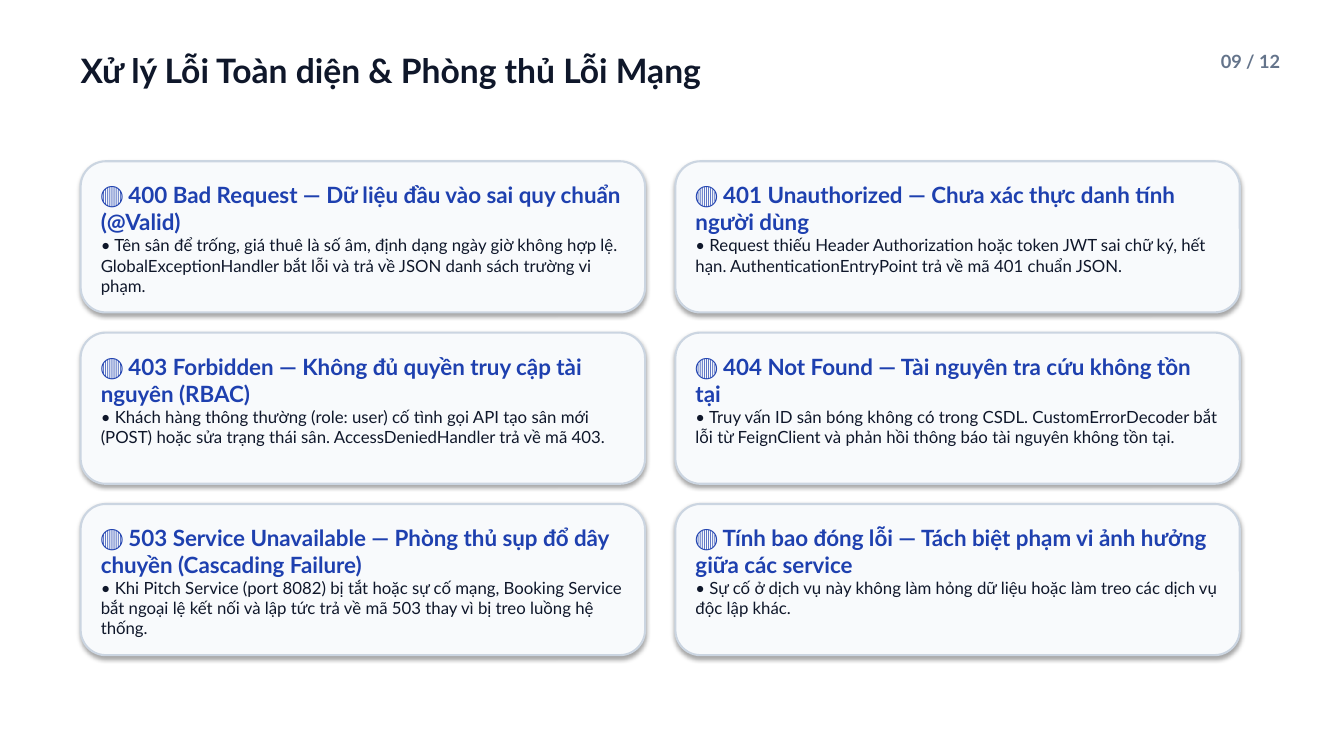
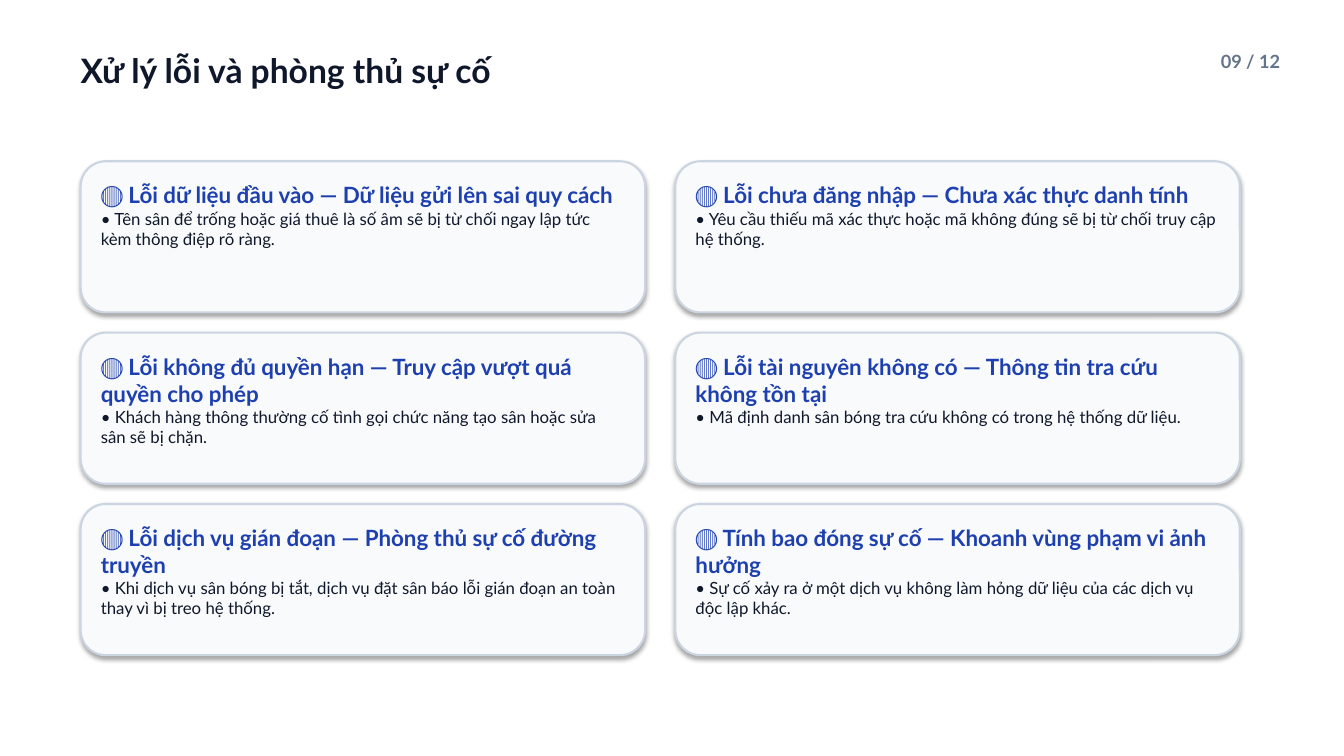
Before and after one commit to viduchung/PTPM, a slide deck: slide 9 of docs/PitchOS-mo-hinh-kien-truc.pptx. Drawn at 1344x756 pixels with LibreOffice and Linux fonts; fonts in the diff are those of the drawing. Boxes give left, top, right and bottom in pixels: in the first picture for what was removed or moved away, otherwise in the second. Text is boxed around its words. In the diff, an @@ line names an element or a change of style, - is before the commit and + after.

```diff
--- a/docs/PitchOS-mo-hinh-kien-truc.pptx
+++ b/docs/PitchOS-mo-hinh-kien-truc.pptx
@@ text at [81,55,490,90]: text changed @@
-Xử lý Lỗi Toàn diện & Phòng thủ Lỗi Mạng
+Xử lý lỗi và phòng thủ sự cố
@@ text at [101,184,612,248]: text changed @@
-🔴 400 Bad Request — Dữ liệu đầu vào sai quy chuẩn (@Valid)
-• Tên sân để trống, giá thuê là số âm, định dạng ngày giờ không hợp lệ. GlobalExceptionHandler bắt lỗi và trả về JSON danh sách trường vi phạm.
+🔴 Lỗi dữ liệu đầu vào — Dữ liệu gửi lên sai quy cách
+• Tên sân để trống hoặc giá thuê là số âm sẽ bị từ chối ngay lập tức kèm thông điệp rõ ràng.
@@ text at [695,184,1216,248]: text changed @@
-🔴 401 Unauthorized — Chưa xác thực danh tính người dùng
-• Request thiếu Header Authorization hoặc token JWT sai chữ ký, hết hạn. AuthenticationEntryPoint trả về mã 401 chuẩn JSON.
+🔴 Lỗi chưa đăng nhập — Chưa xác thực danh tính
+• Yêu cầu thiếu mã xác thực hoặc mã không đúng sẽ bị từ chối truy cập hệ thống.
@@ text at [101,355,596,446]: text changed @@
-🔴 403 Forbidden — Không đủ quyền truy cập tài nguyên (RBAC)
-• Khách hàng thông thường (role: user) cố tình gọi API tạo sân mới (POST) hoặc sửa trạng thái sân. AccessDeniedHandler trả về mã 403.
+🔴 Lỗi không đủ quyền hạn — Truy cập vượt quá quyền cho phép
+• Khách hàng thông thường cố tình gọi chức năng tạo sân hoặc sửa sân sẽ bị chặn.
@@ text at [695,355,1181,426]: text changed @@
-🔴 404 Not Found — Tài nguyên tra cứu không tồn tại
-• Truy vấn ID sân bóng không có trong CSDL. CustomErrorDecoder bắt lỗi từ FeignClient và phản hồi thông báo tài nguyên không tồn tại.
+🔴 Lỗi tài nguyên không có — Thông tin tra cứu không tồn tại
+• Mã định danh sân bóng tra cứu không có trong hệ thống dữ liệu.
@@ text at [101,526,615,617]: text changed @@
-🔴 503 Service Unavailable — Phòng thủ sụp đổ dây chuyền (Cascading Failure)
-• Khi Pitch Service (port 8082) bị tắt hoặc sự cố mạng, Booking Service bắt ngoại lệ kết nối và lập tức trả về mã 503 thay vì bị treo luồng hệ thống.
+🔴 Lỗi dịch vụ gián đoạn — Phòng thủ sự cố đường truyền
+• Khi dịch vụ sân bóng bị tắt, dịch vụ đặt sân báo lỗi gián đoạn an toàn thay vì bị treo hệ thống.
@@ text at [695,528,1207,617]: text changed @@
-🔴 Tính bao đóng lỗi — Tách biệt phạm vi ảnh hưởng giữa các service
-• Sự cố ở dịch vụ này không làm hỏng dữ liệu hoặc làm treo các dịch vụ độc lập khác.
+🔴 Tính bao đóng sự cố — Khoanh vùng phạm vi ảnh hưởng
+• Sự cố xảy ra ở một dịch vụ không làm hỏng dữ liệu của các dịch vụ độc lập khác.
```
Also in this commit, not shown: 9 other slides changed, 8 other files.
